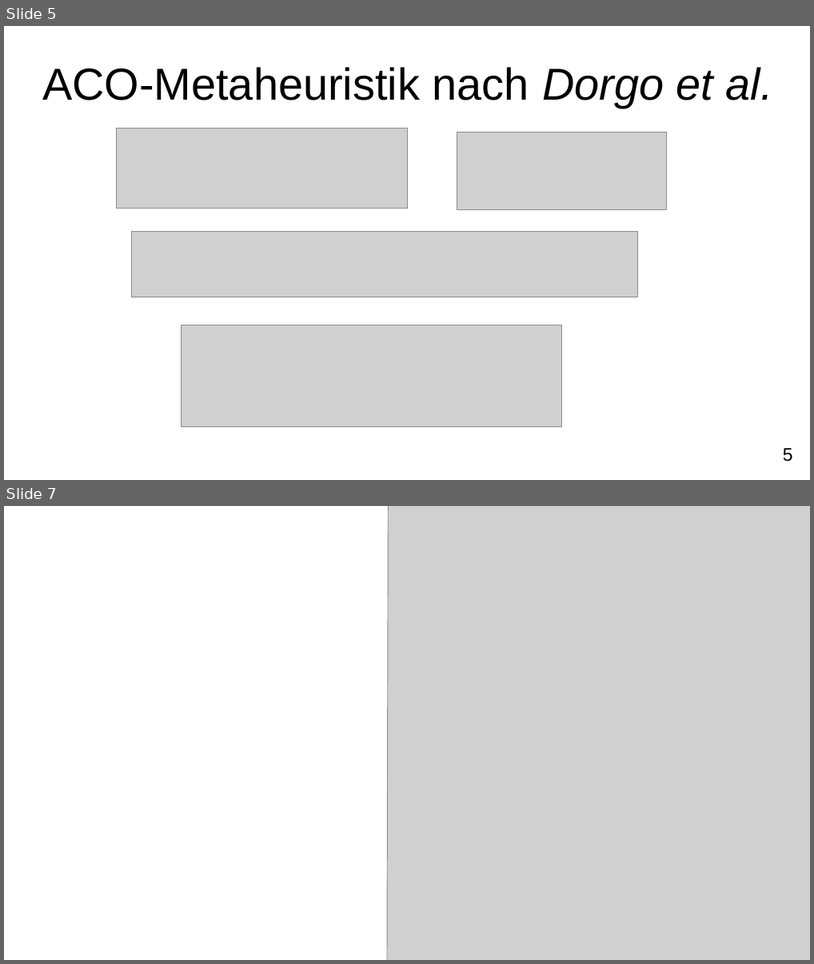
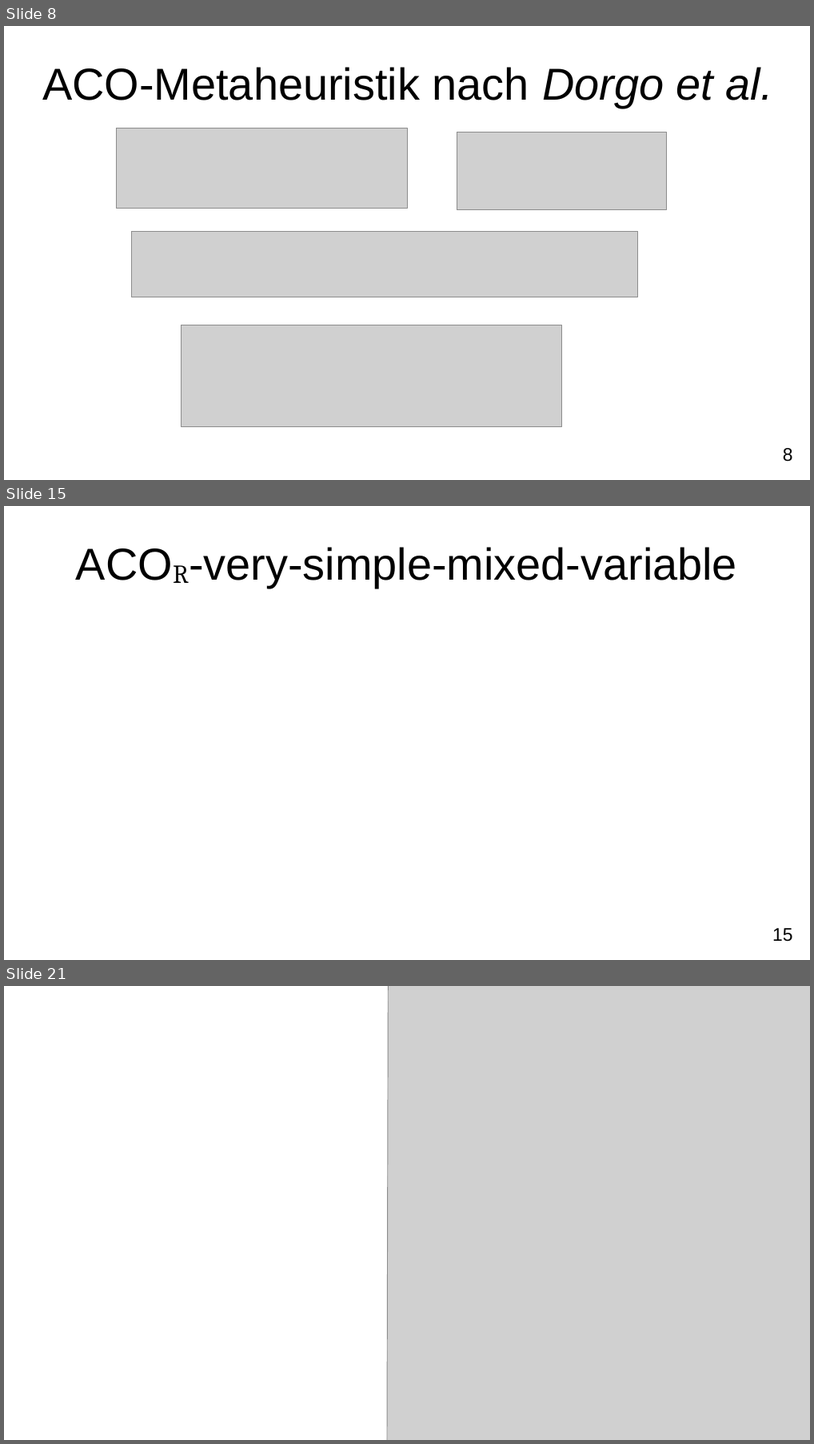
Before and after one commit to FXJackAll/Masterarbeit_Code, a slide deck: Masterarbeit_Verteidigung/Masterarbeit_Verteidigung.odp. Shown one above the other, each under a label of ours: slides 5 and 7 before the commit, slides 8, 15 and 21 after it; the slides between them are not shown. The pictures are 814x964 and 814x1444 pixels, drawn with LibreOffice and Linux fonts; fonts in the diff are those of the drawing; grey boxes stand for pictures; background and template pictures are left out. Boxes give left, top, right and bottom in pixels: in the first picture for what was removed or moved away, otherwise in the second. Text is boxed around its words. In the diff, an @@ line names an element or a change of style, - is before the commit and + after.

```diff
--- a/Masterarbeit_Verteidigung/Masterarbeit_Verteidigung.odp
+++ b/Masterarbeit_Verteidigung/Masterarbeit_Verteidigung.odp
@@ slide 15 added at [4, 506, 810, 960], background #FFFFFF; not listed: 1 template element that a slide beside it also shows @@
@@ title added at [189, 547, 738, 588], 44 pt, text #000000 @@
+ACOR-very-simple-mixed-variable
@@ what was slide 5 is now slide 8 @@
@@ page number at [783, 448, 794, 461]: text changed @@
-5
+8
@@ what was slide 7 is now slide 21 @@
```
Also in this commit, not shown: 3 slides changed, 22 other slides added, 7 other files.
